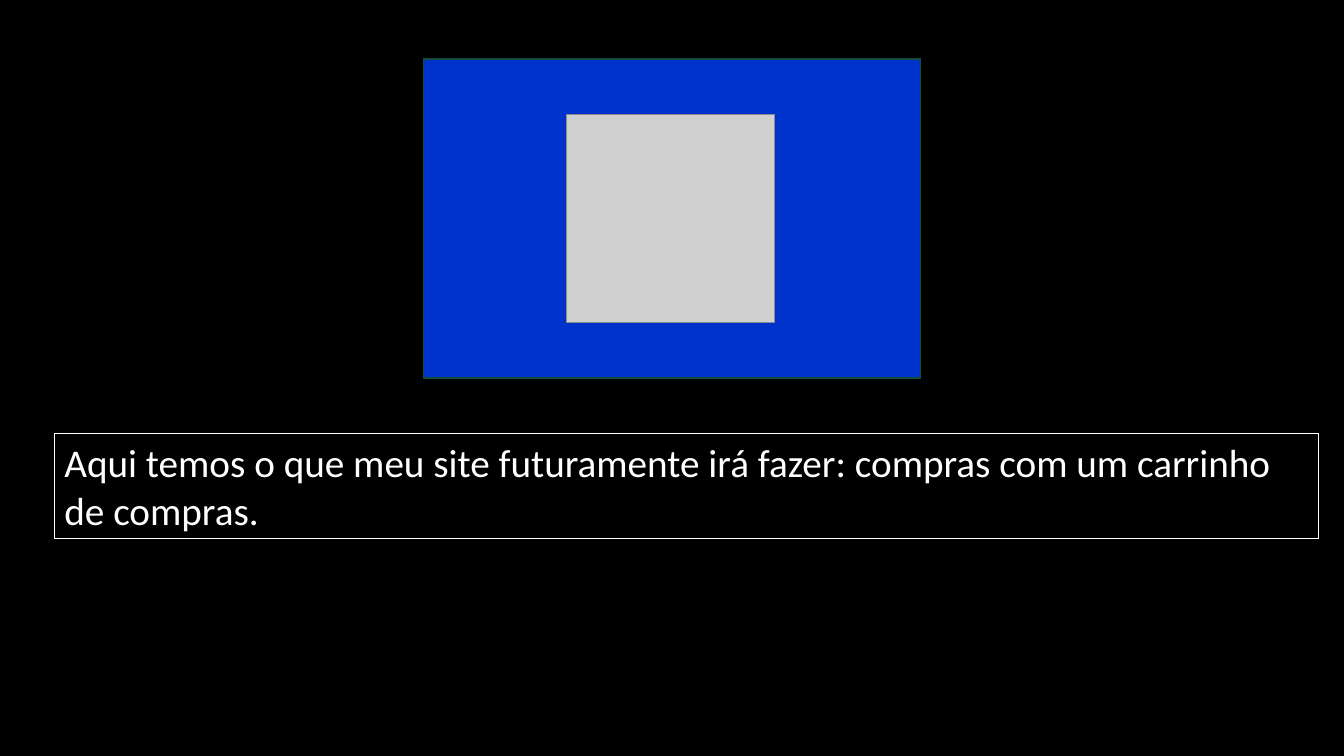
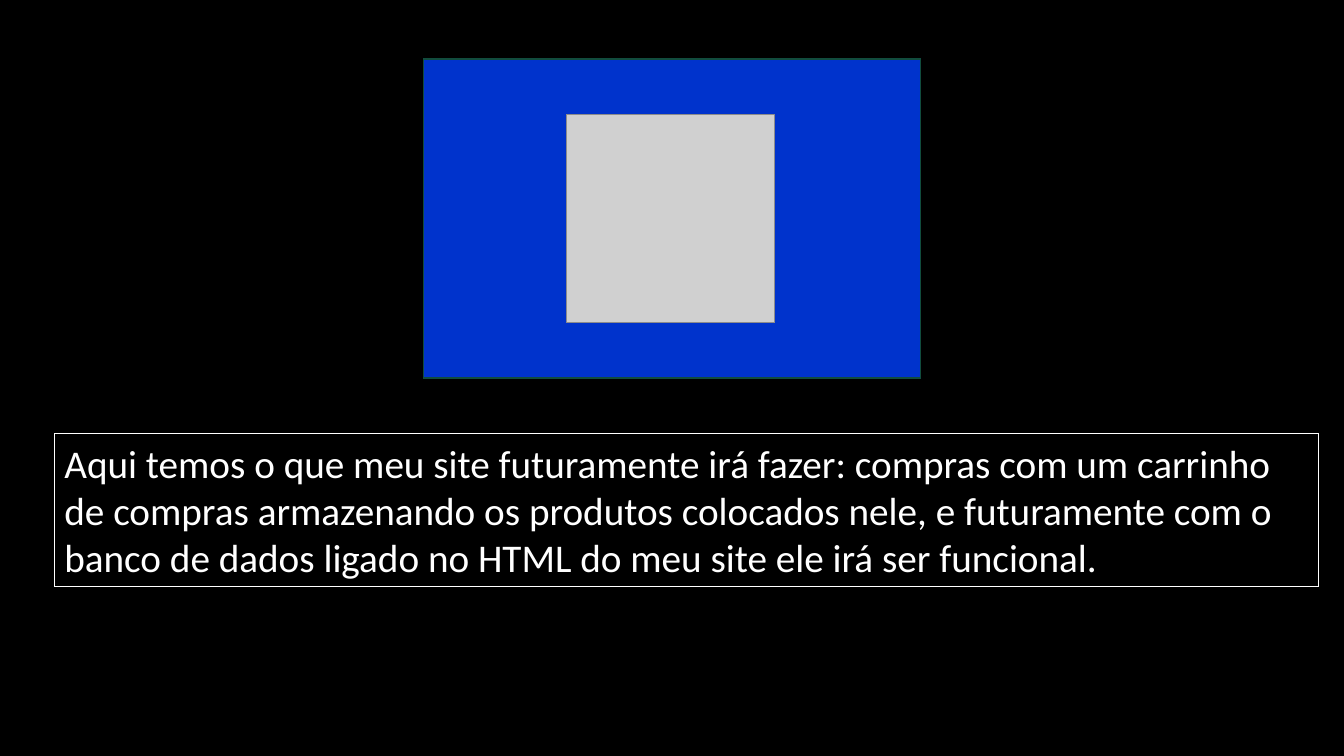
Before and after one commit to DANIELKENTARO/3-ano-analise, a slide deck: slide 10 of Pré-Projeto.pptx. Drawn at 1344x756 pixels with LibreOffice and Linux fonts; fonts in the diff are those of the drawing; grey boxes stand for pictures. Boxes give left, top, right and bottom in pixels: in the first picture for what was removed or moved away, otherwise in the second. Text is boxed around its words. In the diff, an @@ line names an element or a change of style, - is before the commit and + after.

```diff
--- a/Pré-Projeto.pptx
+++ b/Pré-Projeto.pptx
@@ rectangle "Aqui temos o que meu ..." resized from (x1=54, y1=434, x2=1319, y2=538) to (x1=54, y1=434, x2=1319, y2=586) @@
@@ text in rectangle at (x1=64, y1=450, x2=1272, y2=579): text changed @@
-Aqui temos o que meu site futuramente irá fazer: compras com um carrinho de compras.
+Aqui temos o que meu site futuramente irá fazer: compras com um carrinho de compras armazenando os produtos colocados nele, e futuramente com o banco de dados ligado no HTML do meu site ele irá ser funcional.
```
Also in this commit, not shown: 3 other slides changed.
